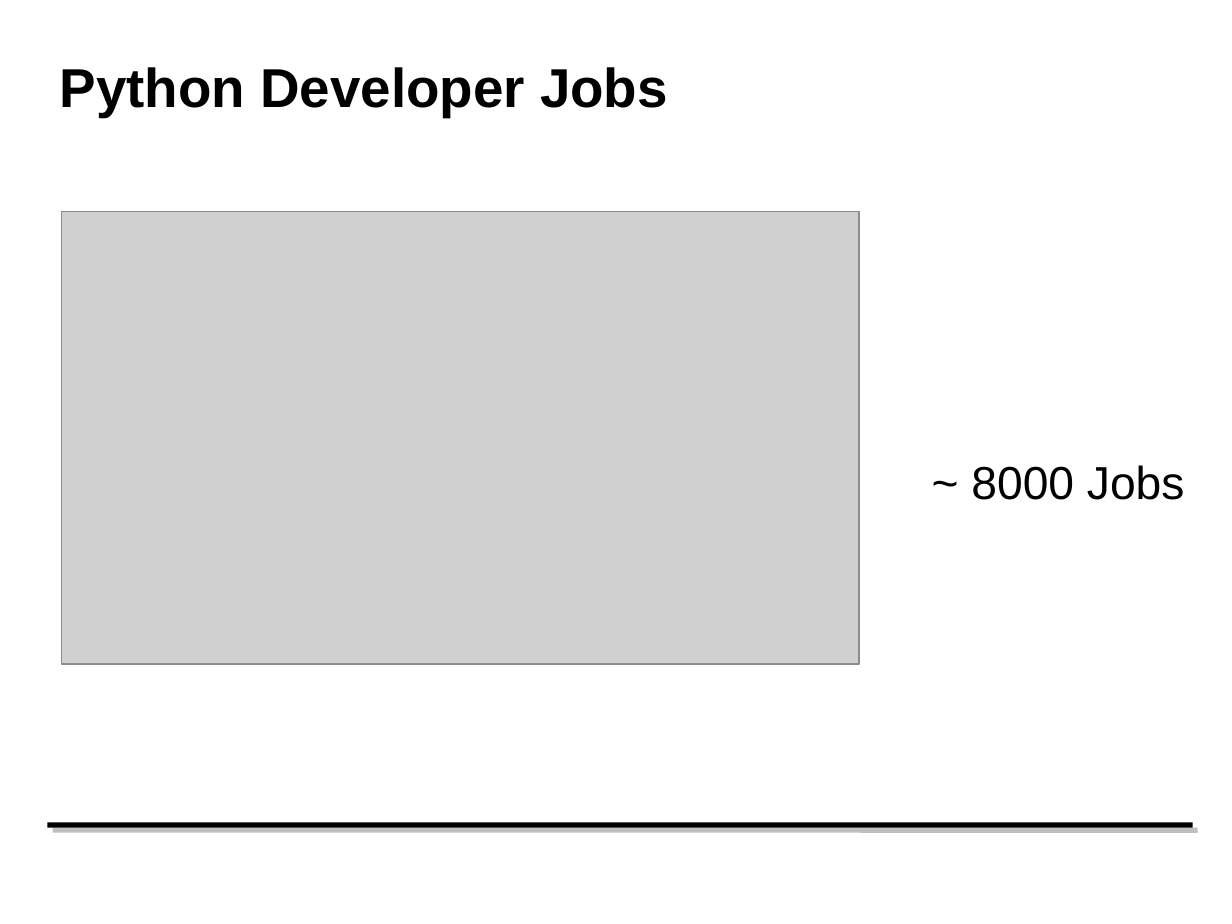
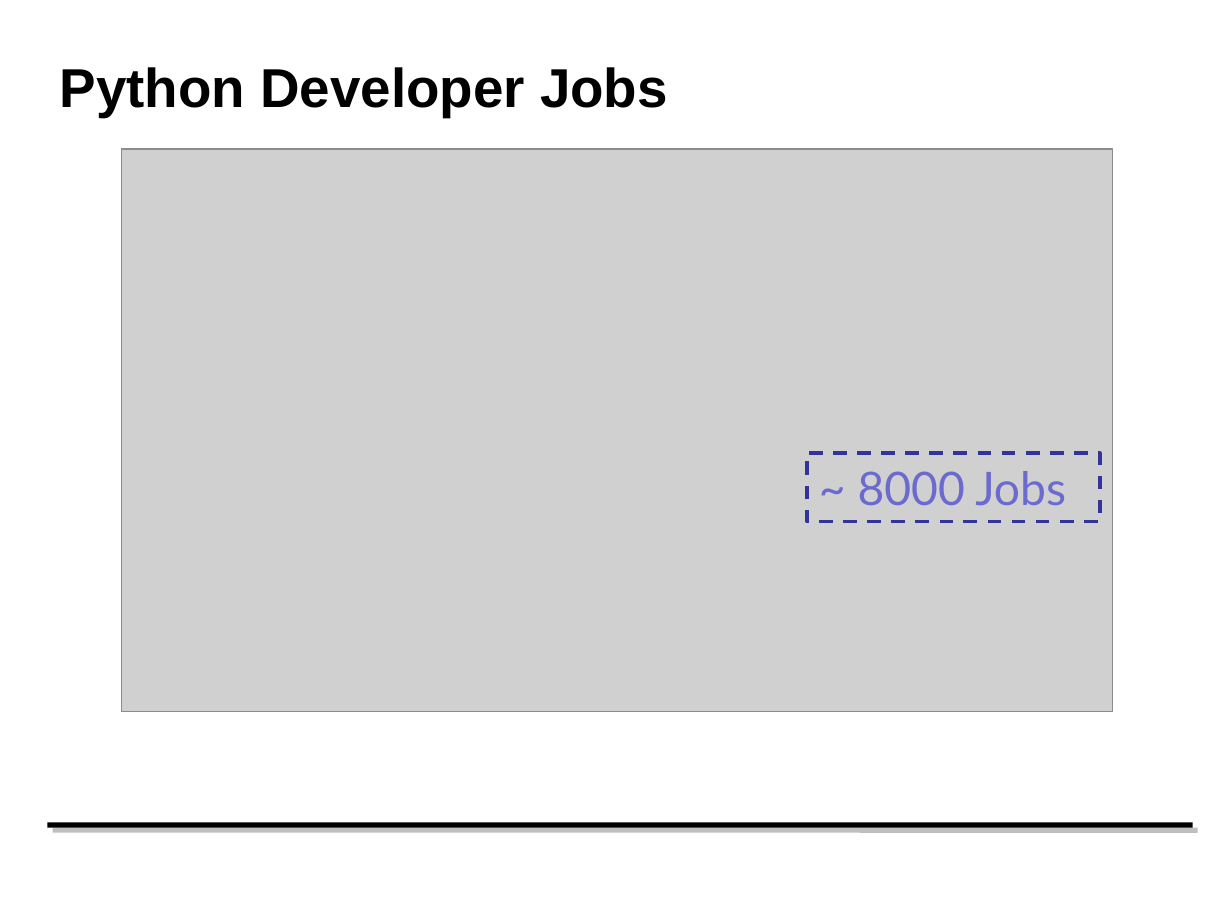
Before and after one commit to paritosh1984/Python-Workshop, a slide deck: slide 4 of welcome/Python welcome.pptx (slide 3 before the commit). Drawn at 1232x924 pixels with LibreOffice and Linux fonts; fonts in the diff are those of the drawing; grey boxes stand for pictures; background and template pictures are left out. Boxes give left, top, right and bottom in pixels: in the first picture for what was removed or moved away, otherwise in the second. Text is boxed around its words. In the diff, an @@ line names an element or a change of style, - is before the commit and + after.

Commit message:
slide

```diff
--- a/welcome/Python welcome.pptx
+++ b/welcome/Python welcome.pptx
@@ picture resized from (x1=62, y1=212, x2=859, y2=664) to (x1=122, y1=149, x2=1114, y2=712) @@
@@ rectangle "~ 8000 Jobs" resized from (x1=971, y1=465, x2=1185, y2=500) to (x1=807, y1=453, x2=1100, y2=522) @@
@@ rectangle "~ 8000 Jobs" at (x1=807, y1=453, x2=1100, y2=522): font Arial to Lato, text colour #000000 to #6B6BCF; outline none to #333399 2 pt dashed @@
```
Also in this commit, not shown: 1 other slide changed, 1 slide added.
